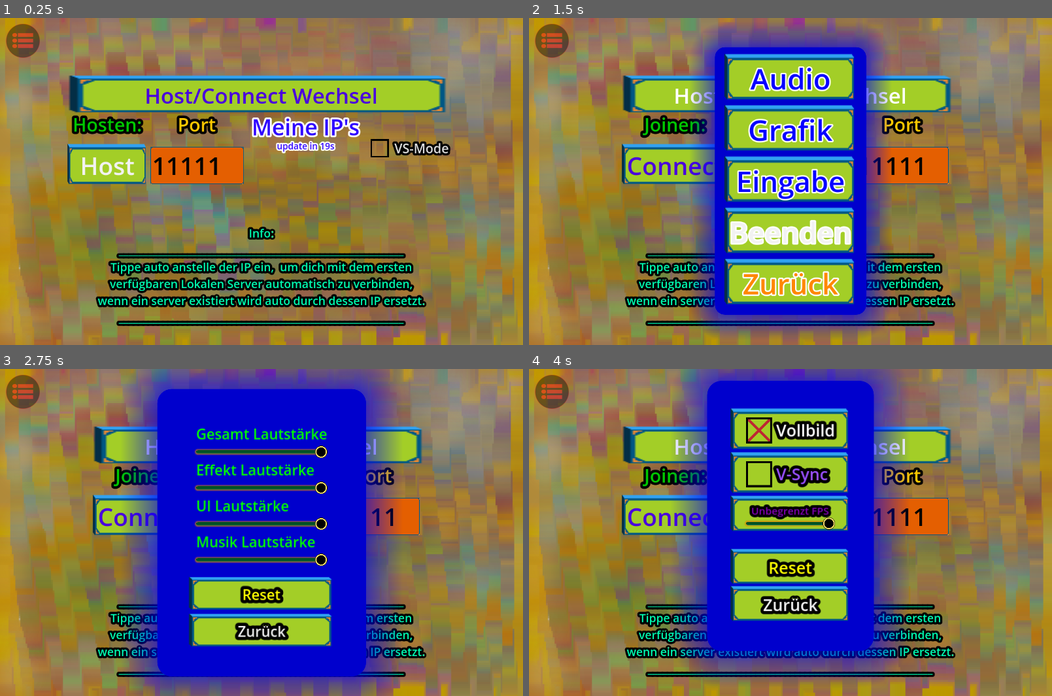
Above: before the commit, frames 1-4 (two rows, left to right).
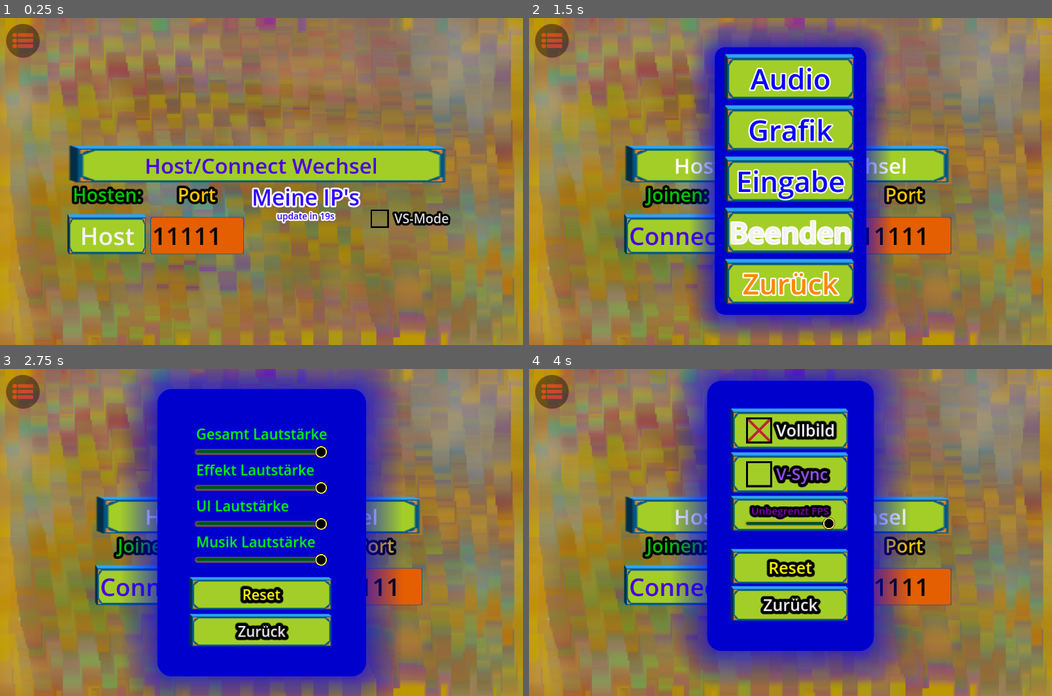
Above: after the commit, the same moments.

Repository: NIK-98/Paint_The_Ground
Game: Godot game, scene res://sceens/main.tscn
The game is run twice, just before and just after one commit, with the same random seed, the same clock (stepped at 60 frames per second) and the same inputs.
Inputs (mouse positions are in pixels of both pictures, inside the frame that each line leads up to):
- Up to frame 1 (0.25 s): no input
- Up to frame 2 (1.5 s): click "Host/Connect Wechsel" at 0.5 s; click (549, 40) at 1.25 s
- Up to frame 3 (2.75 s): click "Audio" at 2 s
- Up to frame 4 (4 s): click "Zurück" at 2.75 s; click "Grafik" at 3.5 s

The runs differ from the first frame. In frame 1, 33% of the frame differs, in the area x 12-87%, y 17-95%; in frame 2, 17%; in frame 3, 11%; in frame 4, 17%.

Commit message:
Grund aufbau vom Server Browser programmiert

Diff:
--- a/sceens/main.tscn
+++ b/sceens/main.tscn
@@ -7,6 +7,7 @@
 [ext_resource type="Texture2D" uid="uid://b66h85qrle3os" path="res://assets/controll/exit.png" id="7_dpqrl"]
 [ext_resource type="Texture2D" uid="uid://dhwxbxv7mla3p" path="res://assets/buttons/uibutton.png" id="7_xeh0r"]
 [ext_resource type="Texture2D" uid="uid://dcv3sqwpfh0ga" path="res://assets/controll/back.png" id="8_40dan"]
+[ext_resource type="PackedScene" uid="uid://bi32ikn3hovn8" path="res://sceens/server_browser.tscn" id="9_0l3wg"]
 [ext_resource type="PackedScene" uid="uid://dfqq0gn33scbo" path="res://sceens/audio_menu.tscn" id="9_gg8o3"]
 [ext_resource type="Texture2D" uid="uid://cib66xypuplv1" path="res://assets/controll/Tap.png" id="9_jd08x"]
 [ext_resource type="PackedScene" uid="uid://cnccknl6kw5j3" path="res://sceens/sounds.tscn" id="9_s2wik"]
@@ -182,6 +183,13 @@
 layer = 6
 
 [node name="UI" parent="CanvasLayer2" instance=ExtResource("2_gk4y4")]
+
+[node name="Server_Browser" parent="CanvasLayer2" instance=ExtResource("9_0l3wg")]
+visible = false
+offset_left = 32.0
+offset_top = 568.0
+offset_right = 1246.0
+offset_bottom = 883.0
 
 [node name="Sounds" parent="." instance=ExtResource("9_s2wik")]
 
--- /dev/null
+++ b/sceens/server_browser.tscn
@@ -0,0 +1,36 @@
+[gd_scene load_steps=3 format=3 uid="uid://bi32ikn3hovn8"]
+
+[ext_resource type="Script" path="res://scripts/server_browser.gd" id="1_7wumd"]
+[ext_resource type="PackedScene" uid="uid://d2toul7of8yi6" path="res://sceens/servers_lisener.tscn" id="2_yfoxl"]
+
+[node name="Server_Browser" type="VBoxContainer" groups=["SB"]]
+offset_right = 1214.0
+offset_bottom = 315.0
+size_flags_horizontal = 4
+size_flags_vertical = 0
+script = ExtResource("1_7wumd")
+
+[node name="Servers_Lisener" parent="." instance=ExtResource("2_yfoxl")]
+
+[node name="VBoxContainer" type="VBoxContainer" parent="."]
+layout_mode = 2
+theme_override_constants/separation = 10
+
+[node name="Label" type="Label" parent="VBoxContainer"]
+layout_mode = 2
+theme_override_colors/font_color = Color(1, 1, 0, 1)
+theme_override_colors/font_outline_color = Color(0, 0, 0, 1)
+theme_override_constants/outline_size = 30
+theme_override_font_sizes/font_size = 40
+text = "Alle  Server"
+horizontal_alignment = 1
+vertical_alignment = 1
+
+[node name="ScrollContainer" type="ScrollContainer" parent="VBoxContainer"]
+custom_minimum_size = Vector2(1214.39, 250)
+layout_mode = 2
+size_flags_vertical = 4
+horizontal_scroll_mode = 0
+
+[connection signal="new_server" from="Servers_Lisener" to="." method="_on_servers_lisener_new_server"]
+[connection signal="remove_server" from="Servers_Lisener" to="." method="_on_servers_lisener_remove_server"]
--- /dev/null
+++ b/sceens/server_display.tscn
@@ -0,0 +1,85 @@
+[gd_scene load_steps=12 format=3 uid="uid://d2gfhlsojwpgw"]
+
+[ext_resource type="Texture2D" uid="uid://d1p8oe23i3ffp" path="res://assets/buttons/uiedit.png" id="1_47hxd"]
+[ext_resource type="Script" path="res://scripts/server_display.gd" id="2_gdsdh"]
+[ext_resource type="Texture2D" uid="uid://dhwxbxv7mla3p" path="res://assets/buttons/uibutton.png" id="2_r15ng"]
+
+[sub_resource type="SystemFont" id="SystemFont_a5grr"]
+font_names = PackedStringArray("Cooper")
+subpixel_positioning = 0
+
+[sub_resource type="StyleBoxTexture" id="StyleBoxTexture_1n6yb"]
+texture = ExtResource("1_47hxd")
+texture_margin_left = 25.0
+texture_margin_top = 25.0
+texture_margin_right = 25.0
+texture_margin_bottom = 25.0
+modulate_color = Color(0.360784, 1, 1, 1)
+
+[sub_resource type="Theme" id="Theme_bse12"]
+Label/colors/font_color = Color(0, 0.513147, 0.513147, 1)
+Label/constants/outline_size = 30
+Label/font_sizes/font_size = 45
+Label/fonts/font = SubResource("SystemFont_a5grr")
+Label/styles/normal = SubResource("StyleBoxTexture_1n6yb")
+
+[sub_resource type="SystemFont" id="SystemFont_ok3en"]
+font_names = PackedStringArray("Cooper")
+subpixel_positioning = 0
+
+[sub_resource type="StyleBoxEmpty" id="StyleBoxEmpty_ifyyn"]
+
+[sub_resource type="StyleBoxTexture" id="StyleBoxTexture_tsfx3"]
+texture = ExtResource("2_r15ng")
+
+[sub_resource type="StyleBoxTexture" id="StyleBoxTexture_1vac5"]
+texture = ExtResource("2_r15ng")
+
+[sub_resource type="Theme" id="Theme_7hjxy"]
+Button/colors/font_color = Color(0.284398, 0.000272228, 0.877517, 1)
+Button/constants/outline_size = 30
+Button/font_sizes/font_size = 50
+Button/fonts/font = SubResource("SystemFont_ok3en")
+Button/styles/focus = SubResource("StyleBoxEmpty_ifyyn")
+Button/styles/hover = SubResource("StyleBoxTexture_tsfx3")
+Button/styles/normal = SubResource("StyleBoxTexture_1vac5")
+Button/styles/pressed = SubResource("StyleBoxTexture_1vac5")
+
+[node name="server_display" type="Label" groups=["server_display"]]
+custom_minimum_size = Vector2(1215, 0)
+anchors_preset = 8
+anchor_left = 0.5
+anchor_top = 0.5
+anchor_right = 0.5
+anchor_bottom = 0.5
+offset_left = -640.0
+offset_top = -400.0
+offset_right = 576.0
+offset_bottom = -292.0
+grow_horizontal = 2
+grow_vertical = 2
+size_flags_horizontal = 6
+size_flags_vertical = 0
+theme = SubResource("Theme_bse12")
+theme_override_font_sizes/font_size = 50
+text = "N/A"
+horizontal_alignment = 1
+vertical_alignment = 1
+clip_text = true
+text_overrun_behavior = 3
+script = ExtResource("2_gdsdh")
+
+[node name="Join" type="Button" parent="."]
+custom_minimum_size = Vector2(150, 0)
+layout_mode = 0
+offset_left = 1064.0
+offset_top = 4.0
+offset_right = 1214.0
+offset_bottom = 116.0
+size_flags_horizontal = 3
+theme = SubResource("Theme_7hjxy")
+text = "Join"
+
+[connection signal="focus_entered" from="Join" to="." method="_on_focus_entered"]
+[connection signal="mouse_entered" from="Join" to="." method="_on_mouse_entered"]
+[connection signal="pressed" from="Join" to="." method="_on_join_pressed"]
--- /dev/null
+++ b/sceens/server_sender.tscn
@@ -0,0 +1,6 @@
+[gd_scene load_steps=2 format=3 uid="uid://53bpptooi82m"]
+
+[ext_resource type="Script" path="res://scripts/server_sender.gd" id="1_vkyqh"]
+
+[node name="Server_Sender" type="Node"]
+script = ExtResource("1_vkyqh")
--- /dev/null
+++ b/sceens/servers_lisener.tscn
@@ -0,0 +1,7 @@
+[gd_scene load_steps=2 format=3 uid="uid://d2toul7of8yi6"]
+
+[ext_resource type="Script" path="res://scripts/servers_lisener.gd" id="1_greuk"]
+
+[node name="Servers_Lisener" type="Node"]
+process_mode = 3
+script = ExtResource("1_greuk")
--- a/sceens/ui.tscn
+++ b/sceens/ui.tscn
@@ -92,10 +92,6 @@
 Button/styles/hover = SubResource("StyleBoxTexture_e27jt")
 Button/styles/normal = SubResource("StyleBoxTexture_j6t8r")
 Button/styles/pressed = SubResource("StyleBoxTexture_j6t8r")
-
-[sub_resource type="SystemFont" id="SystemFont_eho4t"]
-font_names = PackedStringArray("Cooper")
-subpixel_positioning = 0
 
 [node name="UI" type="Control" groups=["Persist"]]
 process_mode = 3
@@ -308,22 +304,6 @@
 expand_to_text_length = true
 select_all_on_focus = true
 
-[node name="Info" type="Label" parent="Panel/CenterContainer/Net"]
-layout_mode = 2
-theme_override_colors/font_color = Color(0, 1, 0.701961, 1)
-theme_override_colors/font_outline_color = Color(0, 0, 0, 1)
-theme_override_constants/outline_size = 30
-theme_override_fonts/font = SubResource("SystemFont_eho4t")
-theme_override_font_sizes/font_size = 40
-text = "
-Info:
-__________________________________________________________
-Tippe auto anstelle der IP ein,  um dich mit dem ersten
-verfügbaren Lokalen Server automatisch zu verbinden,
-wenn ein server existiert wird auto durch dessen IP ersetzt.
-__________________________________________________________"
-horizontal_alignment = 1
-
 [node name="ips_update_timer" type="Timer" parent="."]
 wait_time = 20.0
 autostart = true
--- /dev/null
+++ b/scripts/server_browser.gd
@@ -0,0 +1,19 @@
+extends VBoxContainer
+
+@onready var servers_lisener = $Servers_Lisener
+@onready var v_box_container = $VBoxContainer/ScrollContainer
+
+
+func _on_servers_lisener_new_server(serverInfo) -> void:
+	var server_node = preload("res://sceens/server_display.tscn").instantiate()
+	server_node.text = str(serverInfo.ip," : ",serverInfo.name)
+	v_box_container.add_child(server_node)
+	server_node.ip_addr = str(serverInfo.ip)
+
+
+func _on_servers_lisener_remove_server(serverIp) -> void:
+	for serverNode in v_box_container.get_children():
+		if serverNode.is_in_group("server_display"):
+			if serverNode.ip_addr == serverIp:
+				serverNode.queue_free()
+				break
--- /dev/null
+++ b/scripts/server_display.gd
@@ -0,0 +1,18 @@
+extends Label
+
+
+var ip_addr = ""
+
+
+func _on_focus_entered() -> void:
+	if not Global.trigger_host_focus:
+		Global.ui_hover_sound = true
+
+
+func _on_mouse_entered() -> void:
+	Global.ui_hover_sound = true
+
+
+func _on_join_pressed() -> void:
+	get_parent().get_parent().get_parent().get_parent().get_node("UI").ip = ip_addr
+	get_parent().get_parent().get_parent().get_parent().get_node("UI")._on_connect_pressed()
--- /dev/null
+++ b/scripts/server_sender.gd
@@ -0,0 +1,35 @@
+extends Node
+
+@export var broadcast_interval = 1.0
+var server_info = {"name" : "LAN Game"}
+
+var socket_udp
+var broadcast_timer = Timer.new()
+var broadcast_port = 6969
+
+
+func _enter_tree() -> void:
+	broadcast_timer.wait_time = broadcast_interval
+	broadcast_timer.one_shot = false
+	broadcast_timer.autostart = true
+
+	if multiplayer.is_server():
+		add_child(broadcast_timer)
+		broadcast_timer.connect("timeout", broadcast)
+
+		socket_udp = PacketPeerUDP.new()
+		socket_udp.set_broadcast_enabled(true)
+		socket_udp.set_dest_address("255.255.255.255", broadcast_port)
+
+
+func broadcast():
+	server_info.name = "<Server Name>"
+	var packetmsg = JSON.stringify(server_info)
+	var packet = packetmsg.to_ascii_buffer()
+	socket_udp.put_packet(packet)
+
+
+func _exit_tree() -> void:
+	broadcast_timer.stop()
+	if socket_udp != null:
+		socket_udp.close()
--- /dev/null
+++ b/scripts/servers_lisener.gd
@@ -0,0 +1,61 @@
+extends Node
+
+signal new_server
+signal remove_server
+
+var clean_up_timer = Timer.new()
+var socket_udp = PacketPeerUDP.new()
+var listen_port = 6969
+var servers = {}
+
+@export var server_clean_time = 3
+
+func _init() -> void:
+	clean_up_timer.wait_time = server_clean_time
+	clean_up_timer.one_shot = false
+	clean_up_timer.autostart = true
+	clean_up_timer.connect("timeout", clean_up)
+
+
+func _ready() -> void:
+	servers.clear()
+
+	if socket_udp.bind(listen_port) != OK:
+		prints("Lan Server Browser Error: Port",listen_port,"wird berits verwendet!")
+	else:
+		prints("Lan Server Browser erstellt auf: Port",listen_port)
+
+
+func _process(_delta: float) -> void:
+	if socket_udp.get_available_packet_count() > 0:
+		var server_ip = socket_udp.get_packet_ip()
+		var server_port = socket_udp.get_packet_port()
+		var array_bytes = socket_udp.get_packet()
+
+		if server_ip != "" and server_port > 0:
+			if not servers.has(server_ip):
+				var servermsg = array_bytes.get_string_from_ascii()
+				var gameInfo = JSON.parse_string(servermsg)
+				gameInfo.ip = server_ip
+				gameInfo.ping = Time.get_unix_time_from_system()
+				servers[server_ip] = gameInfo
+				emit_signal("new_server", gameInfo)
+				prints(socket_udp.get_packet_ip())
+			else:
+				var gameInfo = servers[server_ip]
+				gameInfo.ping = Time.get_unix_time_from_system()
+
+
+
+func clean_up():
+	var now = Time.get_unix_time_from_system()
+	for server_ip in servers:
+		var serverInfo = servers[server_ip]
+		if (now - serverInfo.ping) > server_clean_time:
+			servers.erase(server_ip)
+			prints("Server",server_ip,"entfernt!")
+			emit_signal("remove_server", server_ip)
+
+
+func _exit_tree() -> void:
+	socket_udp.close()
--- a/scripts/ui.gd
+++ b/scripts/ui.gd
@@ -18,16 +18,8 @@
 var esc_is_pressing = false
 var local_address: PackedStringArray
 
-var udp_server = UDPServer.new()
-var udp_port = 6969
-
-var udp_client := PacketPeerUDP.new()
-var udp_server_found = false
-var udp_requests = 3
-var delta_time = 0.0
-
 var auto_conect_ips = []
-var server_address_to_connect_to = ""
+var server_port_to_connect_to = ""
 var game_started = false
 var vs_mode = false
 
@@ -52,14 +44,15 @@
 	name = "UI"
 	get_local_ips()
 	get_tree().paused = true
-	udp_client.set_broadcast_enabled(true)
-	udp_client.set_dest_address("255.255.255.255", udp_port)
 
 
 func _process(_delta):
 	if not loaded:
 		loaded = true
 		name = "UI"
+		for n in get_parent().get_children():
+			if n.is_in_group("SB"):
+				get_parent().move_child(n,get_parent().get_child_count())
 		$Panel/CenterContainer/Net/Options/Option2/o4/port.text = connectport
 		$Panel/CenterContainer/Net/Options/Option2/o3/remote1/Remote.text = ip
 		port = str(port)
@@ -73,35 +66,6 @@
 	update_time_ips.text = str("update in ",floor(ips_update_timer.time_left),"s")
 
 
-	if not game_started:
-		udp_server.poll()
-		if udp_server.is_connection_available():
-			var udp_peer : PacketPeerUDP = udp_server.take_connection()
-			var packet = udp_peer.get_packet()
-			print("Recieved : %s from %s:%s" %
-					[
-						packet.get_string_from_ascii(),
-						udp_peer.get_packet_ip(),
-						udp_peer.get_packet_port(),
-					]
-			)
-			# Reply to valid udp_peer with server IP address example
-			var str_ips = ""
-			for l in local_address:
-				if (l.split('.').size() == 4) and (l.begins_with("10.") or check_address_bereich(l,"172",16,31) or l.begins_with("192.168.")):
-					str_ips += str(l,",")
-			udp_peer.put_packet(str_ips.to_ascii_buffer())
-
-
-
-
-	if $Panel/CenterContainer/Net/Options/Option2/o3/remote1/Remote.text == "auto":
-		udp_client.put_packet("Valid_Request".to_ascii_buffer())
-		if udp_client.get_available_packet_count() > 0:
-			server_address_to_connect_to = udp_client.get_packet().get_string_from_ascii()
-			await check_ip(server_address_to_connect_to)
-
-
 	if get_parent().get_parent().has_node("Audio_menu/CanvasLayer") and get_parent().get_parent().has_node("Grafik/CanvasLayer") and get_parent().get_parent().has_node("Control/CanvasLayer"):
 		if visible and (Input.is_action_just_pressed("exit") or Input.is_action_just_pressed("exit_con")) and not get_parent( …(205 unchanged characters)…
 			await get_tree().create_timer(0.1).timeout
@@ -121,28 +85,6 @@
 		set_process(false)
 
 
-func check_ip(str_liste: String):
-	var temp_str = ""
-	auto_conect_ips = []
-	for x in str_liste:
-		if x != ",":
-			temp_str += x
-		else:
-			auto_conect_ips.append(temp_str)
-			temp_str = ""
-	print(auto_conect_ips)
-	for ips in auto_conect_ips:
-		var peer = ENetMultiplayerPeer.new()
-		connectport = $Panel/CenterContainer/Net/Options/Option2/o4/port.text
-		connectport = connectport.to_int()
-		var check = peer.create_client(ips, connectport)
-		if check == OK:
-			peer = null
-			$Panel/CenterContainer/Net/Options/Option2/o3/remote1/Remote.text = str(ips)
-			return
-
-
-
 func get_local_ips():
 	var interfaces = IP.get_local_interfaces()
 	local_address = []
@@ -208,8 +150,9 @@
 	get_parent().visible = false
 
 	change_level(load("res://sceens/level.tscn"))
-
-	udp_server.listen(udp_port, "0.0.0.0")
+	var server_send = preload("res://sceens/server_sender.tscn").instantiate()
+	get_parent().get_node("Server_Browser").add_child(server_send)
+
 
 
 func _on_connect_pressed():
@@ -293,8 +236,10 @@
 	if toggled_on:
 		$Panel/CenterContainer/Net/Options/Option1.hide()
 		$Panel/CenterContainer/Net/Options/Option2.show()
+		get_parent().get_node("Server_Browser").show()
 	else:
 		$Panel/CenterContainer/Net/Options/Option2.hide()
+		get_parent().get_node("Server_Browser").hide()
 		$Panel/CenterContainer/Net/Options/Option1.show()
 
 
Not shown: 1 places in sceens/main.tscn that only renumber resources
Not shown: 1 places in sceens/ui.tscn that only renumber resources
